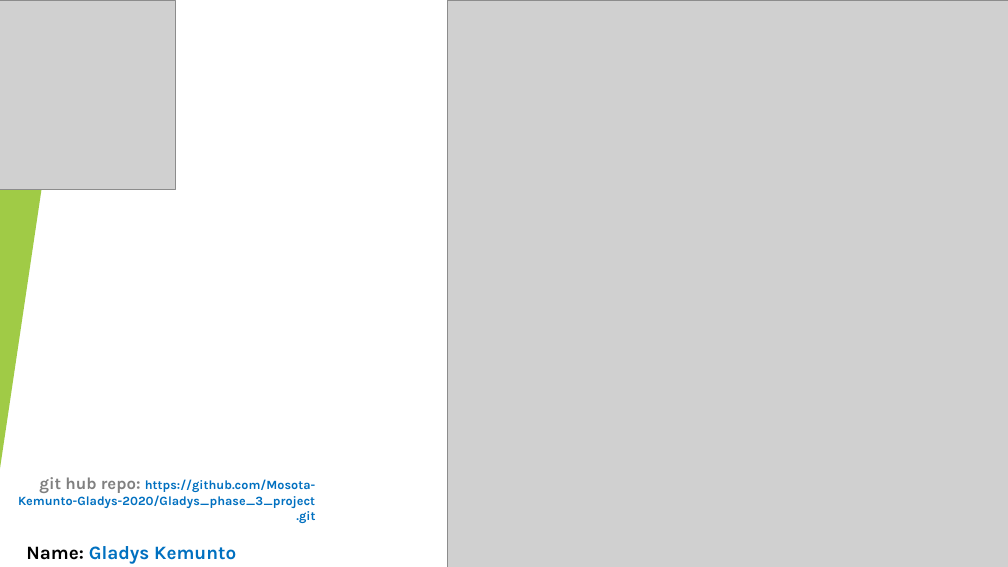
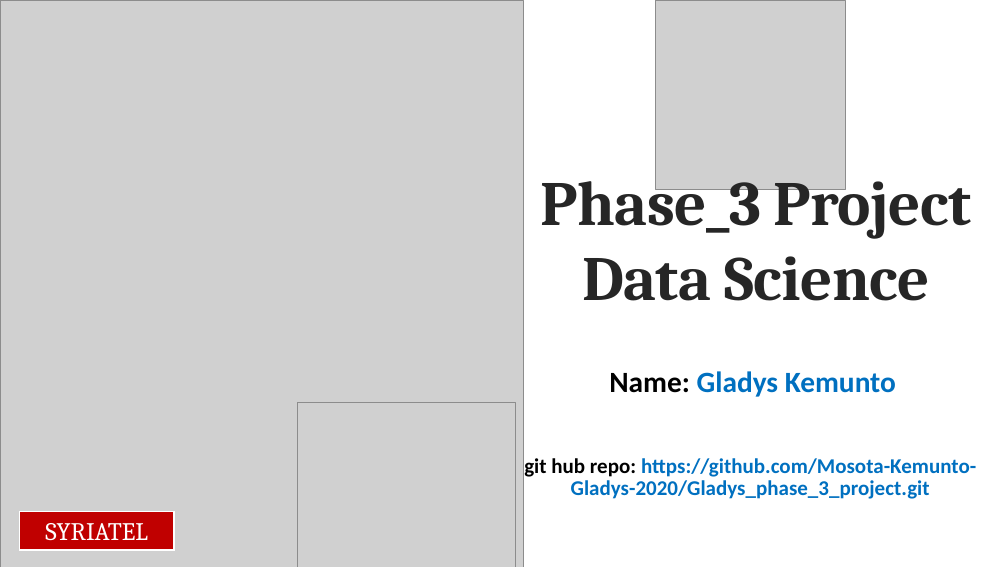
Before and after one commit to Mosota-Kemunto-Gladys-2020/Gladys_phase_3_project, a slide deck: slide 1 of SyriaTel_Churn_Powerpoint Presentation.pptx. Drawn at 1008x567 pixels with LibreOffice and Linux fonts; fonts in the diff are those of the drawing; grey boxes stand for pictures. Boxes give left, top, right and bottom in pixels: in the first picture for what was removed or moved away, otherwise in the second. Text is boxed around its words. In the diff, an @@ line names an element or a change of style, - is before the commit and + after.

```diff
--- a/SyriaTel_Churn_Powerpoint Presentation.pptx
+++ b/SyriaTel_Churn_Powerpoint Presentation.pptx
@@ group removed at (x1=0, y1=0, x2=1008, y2=567): 5 freeform shapes, 3 triangles, 2 lines @@
@@ picture added at (x1=0, y1=0, x2=523, y2=567) @@
@@ picture removed at (x1=448, y1=0, x2=1008, y2=567) @@
@@ picture resized from (x1=0, y1=0, x2=175, y2=190) to (x1=656, y1=0, x2=845, y2=190) @@
@@ text added at (x1=540, y1=167, x2=972, y2=301), 60 pt, text #262626, bold @@
+Phase_3 Project
+Data Science
@@ text "Name: Gladys Kemunto" moved from (x1=26, y1=546, x2=236, y2=564) to (x1=609, y1=371, x2=896, y2=397) @@
@@ text "Name: Gladys Kemunto" at (x1=609, y1=371, x2=896, y2=397): size 18 to 28 pt, font Karla to Calibri; alignment left to centre @@
@@ picture added at (x1=298, y1=403, x2=516, y2=567) @@
@@ subtitle "git hub repo: https://github.com/Mosota-Kemunto-Gladys-2020/ ..." moved from (x1=18, y1=477, x2=315, y2=523) to (x1=524, y1=458, x2=976, y2=499) @@
@@ subtitle "git hub repo: https://github.com/Mosota-Kemunto-Gladys-2020/ ..." at (x1=524, y1=458, x2=976, y2=499): size 16 to 20 pt, text colour #808080 to #000000 in "git hub repo:"; size 12 to 20 pt in "https://github.com/Mosota-Kemunto-Gladys-2020/Gladys_phase_3 ..."; font Karla to Calibri; alignment right to centre; line spacing 1 to 0.9 @@
@@ rectangle added at (x1=20, y1=512, x2=175, y2=550), fill #C00000, outline #FFFFFF 1.5 pt, 24 pt, text #FFFFFF @@
+SYRIATEL
```
Also in this commit, not shown: 5 other slides changed, 1 other file.
